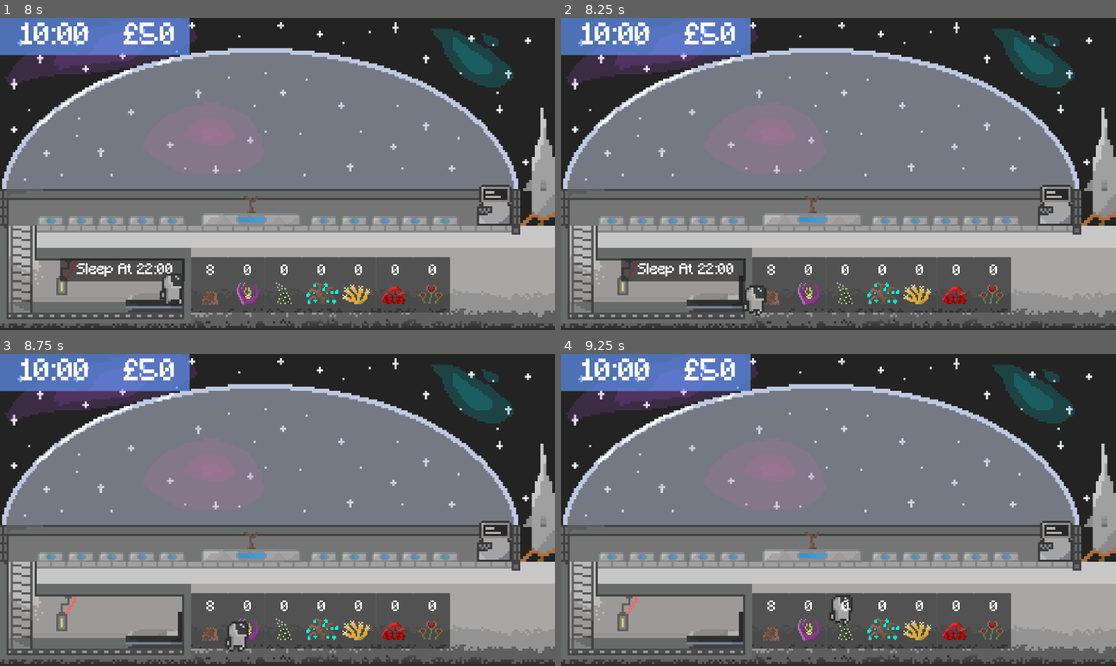
Above: before the commit, frames 1-4 (two rows, left to right).
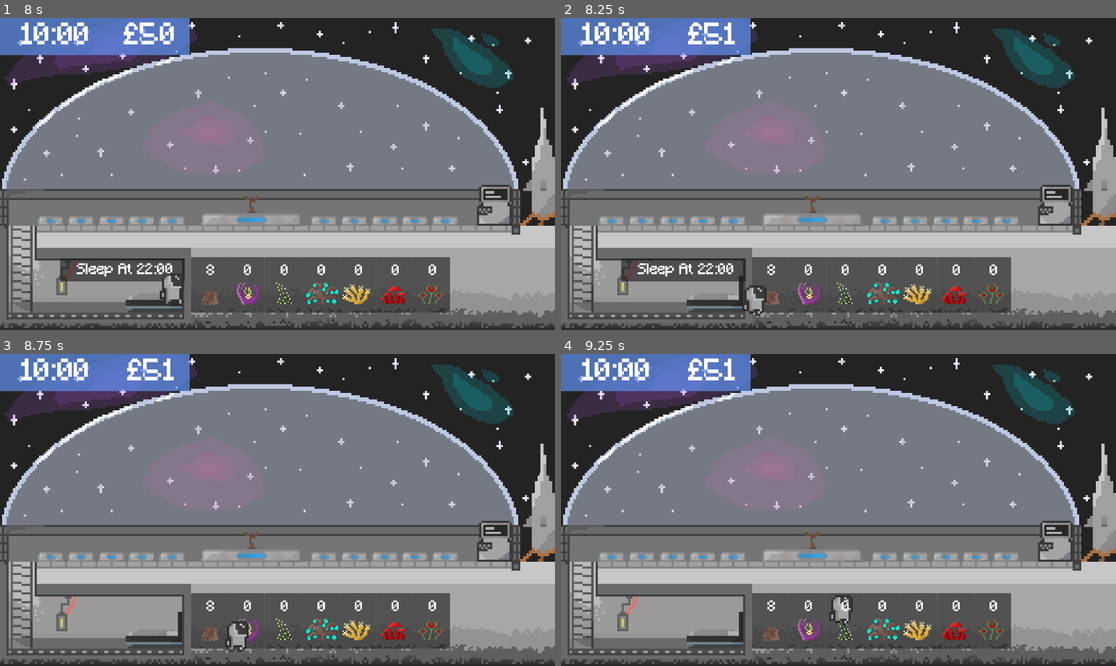
Above: after the commit, the same moments.

Repository: eVictorian/GGJ-2025-MoonBubble
Game: Godot game, scene res://main.tscn
Same seed, same stepped clock (60 frames per second), same inputs: the game is played once before the commit and once after it.
Inputs:
- Up to frame 1 (8 s): tap Enter (ui_accept) at 0.5, 0.77, 1.52, 3.02, 3.77, 4.52, 6.02, 6.77, 7.52 s; hold E (interact) 0.53-1.28 s; hold Right (ui_right) 0.53-2.03 s; tap E (interact) every 1.5 s from 1.35 to 7.35 s; hold Left (ui_left) 2.03-2.78 s; hold E (interact) 2.03-2.78 s; hold Right (ui_right) 2.78-4.28 s; hold E (interact) 3.53-4.28 s; hold Left (ui_left) 4.28-5.03 s; hold Right (ui_right) 5.03-5.78 s; hold E (interact) 5.03-5.78 s; hold Left (ui_left) 5.78-7.28 s; hold E (interact) 6.53-7.28 s; hold Right (ui_right) from 7.28 s (still down)
- Up to frame 2 (8.25 s): keep holding Right (ui_right); hold E (interact) from 8.03 s (still down)
- Up to frame 3 (8.75 s): keep holding Right (ui_right); keep holding E (interact)
- Up to frame 4 (9.25 s): keep holding Right (ui_right); release E (interact) at 8.78 s; tap E (interact) at 8.85 s; tap Enter (ui_accept) at 9.02 s

Frame 1 is identical in both runs. In frame 2, 0.3% of the frame differs, in the area x 22-32%, y 1-9%; in frame 3, 0.3%; in frame 4, 0.3%.

Commit message:
Emergency patch

Diff:
--- a/main.tscn
+++ b/main.tscn
@@ -545,7 +545,7 @@
 shape = SubResource("RectangleShape2D_1nsf4")
 
 [node name="hour" type="Timer" parent="."]
-wait_time = 20.0
+wait_time = 8.0
 one_shot = true
 
 [node name="plant_storage" type="Control" parent="."]
--- a/market.tscn
+++ b/market.tscn
@@ -155,27 +155,27 @@
 offset_bottom = -72.0
 metadata/_edit_use_anchors_ = true
 
-[node name="Spato" parent="market_popup" instance=ExtResource("1_uwqcv")]
+[node name="Big Flower" parent="market_popup" instance=ExtResource("1_uwqcv")]
 offset_left = 224.0
 offset_top = 32.0
 offset_right = 264.0
 offset_bottom = 72.0
-plant_key = "Spato"
-
-[node name="Sprite2D" type="Sprite2D" parent="market_popup/Spato"]
+plant_key = "Big Flower"
+
+[node name="Sprite2D" type="Sprite2D" parent="market_popup/Big Flower"]
 z_index = 1
 position = Vector2(-277, 32)
 scale = Vector2(0.5, 0.5)
 texture = SubResource("AtlasTexture_ofh20")
 
-[node name="Big Flower" parent="market_popup" instance=ExtResource("1_uwqcv")]
+[node name="Spato" parent="market_popup" instance=ExtResource("1_uwqcv")]
 offset_left = -32.0
 offset_top = 32.0
 offset_right = 8.0
 offset_bottom = 72.0
-plant_key = "Big Flower"
-
-[node name="Sprite2D" type="Sprite2D" parent="market_popup/Big Flower"]
+plant_key = "Spato"
+
+[node name="Sprite2D" type="Sprite2D" parent="market_popup/Spato"]
 position = Vector2(230, 30)
 scale = Vector2(0.4, 0.4)
 texture = SubResource("AtlasTexture_xca7l")
--- a/market_panel.gd
+++ b/market_panel.gd
@@ -22,13 +22,13 @@
 
 
 func _on_buy_pressed() -> void:
-	if Global.money >= buy_price:
-		Global.money += buy_price
+	if Global.money >= buy_price*10:
+		Global.money -= buy_price*10
 		Global.plant_products[plant_key]["storage"] += 10
 		get_parent().get_parent().send_rocket = true
 
 func _on_sell_pressed() -> void:
 	if Global.plant_products[plant_key]["storage"] >= 10:
 		Global.plant_products[plant_key]["storage"] -= 10
-		Global.money += sell_price
+		Global.money += sell_price*10
 		get_parent().get_parent().send_rocket = true
--- a/plant_pot.tscn
+++ b/plant_pot.tscn
@@ -23,14 +23,14 @@
 default_font = ExtResource("2_gkusu")
 default_font_size = 32
 
-[sub_resource type="Theme" id="Theme_ssi6t"]
-default_font = ExtResource("2_gkusu")
-
 [sub_resource type="Theme" id="Theme_s1sjj"]
 default_font = ExtResource("2_gkusu")
 default_font_size = 25
 
 [sub_resource type="Theme" id="Theme_y1n21"]
+default_font = ExtResource("2_gkusu")
+
+[sub_resource type="Theme" id="Theme_ssi6t"]
 default_font = ExtResource("2_gkusu")
 
 [sub_resource type="AtlasTexture" id="AtlasTexture_du40p"]
@@ -98,33 +98,6 @@
 scroll_active = false
 autowrap_mode = 0
 
-[node name="placeholder2" type="RichTextLabel" parent="Panel"]
-layout_mode = 0
-offset_left = 126.667
-offset_top = 74.6667
-offset_right = 267.667
-offset_bottom = 123.667
-theme = SubResource("Theme_ssi6t")
-bbcode_enabled = true
-text = "Water remaining:
-(hold E to water)
-"
-scroll_active = false
-autowrap_mode = 0
-
-[node name="placeholder3" type="RichTextLabel" parent="Panel"]
-layout_mode = 0
-offset_left = 126.667
-offset_top = 33.3333
-offset_right = 267.667
-offset_bottom = 82.3333
-theme = SubResource("Theme_ssi6t")
-bbcode_enabled = true
-text = "Havetst in:
-"
-scroll_active = false
-autowrap_mode = 0
-
 [node name="water_time" type="RichTextLabel" parent="Panel"]
 layout_mode = 0
 offset_left = 269.333
@@ -145,7 +118,7 @@
 theme = SubResource("Theme_s1sjj")
 bbcode_enabled = true
 text = "
-[center]Weird Cactus"
+"
 
 [node name="Polygon2D" type="Polygon2D" parent="Panel/RichTextLabel"]
 show_behind_parent = true
@@ -161,6 +134,33 @@
 offset_bottom = 176.0
 theme = SubResource("Theme_y1n21")
 text = "Harvest"
+
+[node name="placeholder2" type="RichTextLabel" parent="Panel"]
+layout_mode = 0
+offset_left = 126.667
+offset_top = 74.6667
+offset_right = 267.667
+offset_bottom = 123.667
+theme = SubResource("Theme_ssi6t")
+bbcode_enabled = true
+text = "Water remaining:
+(hold E to water)
+"
+scroll_active = false
+autowrap_mode = 0
+
+[node name="placeholder3" type="RichTextLabel" parent="Panel"]
+layout_mode = 0
+offset_left = 126.667
+offset_top = 33.3333
+offset_right = 267.667
+offset_bottom = 82.3333
+theme = SubResource("Theme_ssi6t")
+bbcode_enabled = true
+text = "Havetst in:
+"
+scroll_active = false
+autowrap_mode = 0
 
 [node name="seeding_menu" type="Control" parent="Panel"]
 visible = false
--- a/project.godot
+++ b/project.godot
@@ -13,7 +13,7 @@
 config/name="Moon Bubble"
 run/main_scene="res://main.tscn"
 config/features=PackedStringArray("4.3", "Forward Plus")
-config/icon="res://icon.svg"
+config/icon="res://End_Screen.webp"
 
 [autoload]
 
